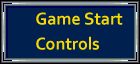
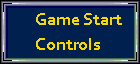
Layered file, before and after one edit (w=140, h=64). Changes by layer:
painted on "Controls" over [36, 36, 100, 50]
painted on "Game Start" over [36, 12, 123, 25]
